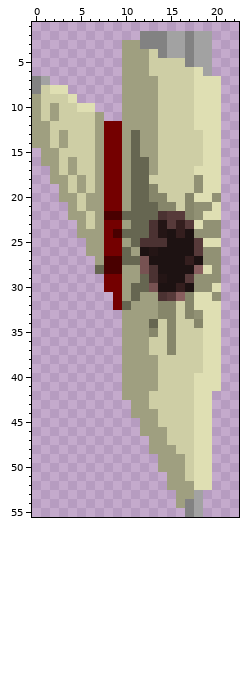
File history of a pixel-art sprite, assets/images/commander1LeftDead.png. Above, as it was before the edit.
The file is 32x56 pixels. Shown: x 0..22, y 1..55.
The result:
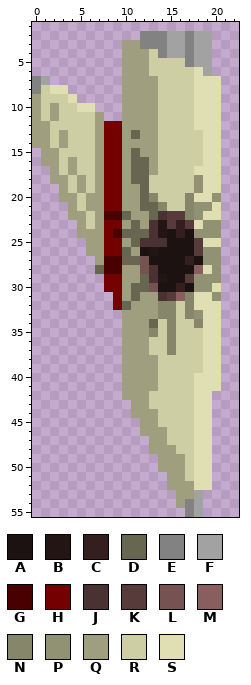
Palette (. is transparent): A #1d1212  B #241515  C #341e1e  D #666651  E #828282  F #a2a2a2  G #490000  H #740000  J #4b3232  K #573a3a  L #775252  M #885e5e  N #86866a  P #919174  Q #9f9f80  R #cecea5  S #dfdfb3
Diff:
Colour D gives way to colour Q in row 14 at x 11; in rows 19 to 21 at x 11; in row 22 at x 11 to 12; in row 23 at x 12.
Colour N gives way to colour R in row 19 at x 13; in row 20 at x 14; in row 21 at x 15.
Boxes around the changes in both pictures, in picture pixels (x1, y1, x2, y2):
changed: (131, 139, 140, 148)
changed: (131, 184, 176, 229)
